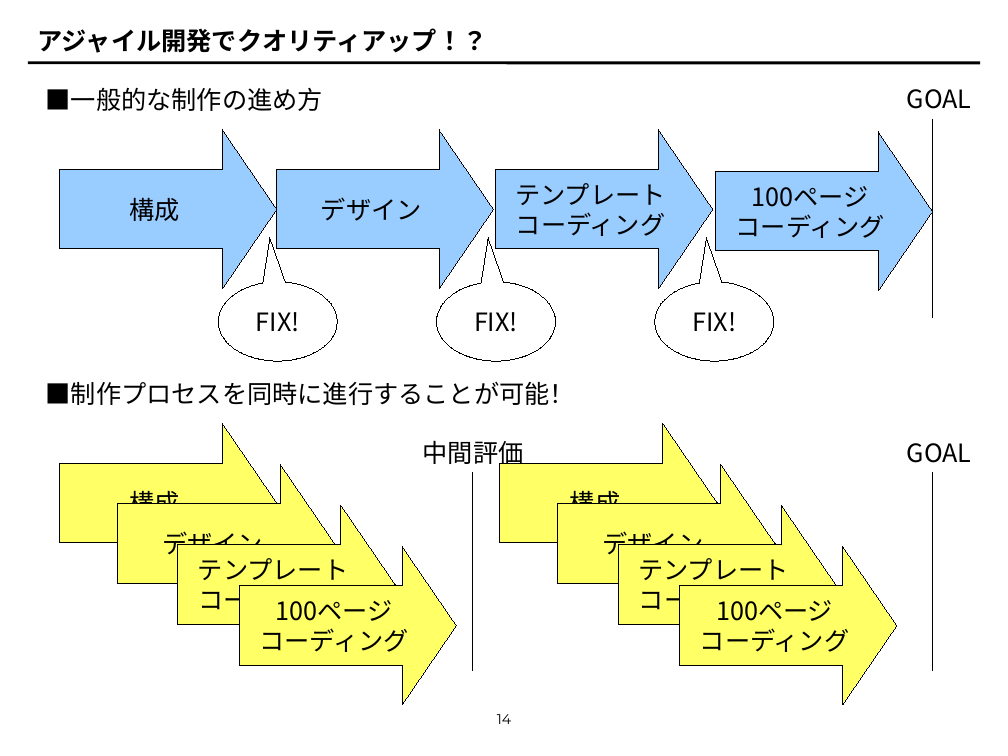
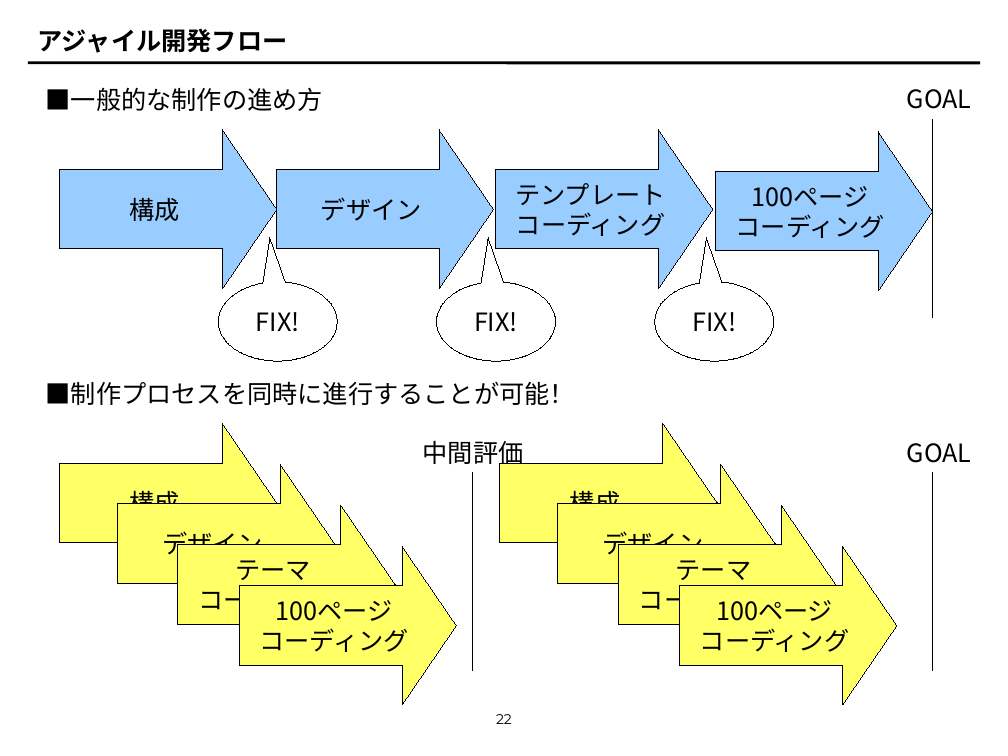
Before and after one commit to tomk79/PxDocuments, a slide deck: slide 22 of PxFW_invitation.odp (slide 14 before the commit). Drawn at 1008x756 pixels with LibreOffice and Linux fonts; fonts in the diff are those of the drawing. Boxes give left, top, right and bottom in pixels: in the first picture for what was removed or moved away, otherwise in the second. Text is boxed around its words. In the diff, an @@ line names an element or a change of style, - is before the commit and + after.

```diff
--- a/PxFW_invitation.odp
+++ b/PxFW_invitation.odp
@@ title at (38,29,288,53): text changed @@
-アジャイル開発でクオリティアップ！？
+アジャイル開発フロー
@@ text in right arrow at (235,560,311,580): text changed @@
-テンプレート
+テーマ
@@ text in right arrow at (676,560,752,580): text changed @@
-テンプレート
+テーマ
@@ page number at (496,714,512,724): text changed @@
-14
+22
```
Also in this commit, not shown: 14 other slides changed, 13 slides added, 9 slides removed.
